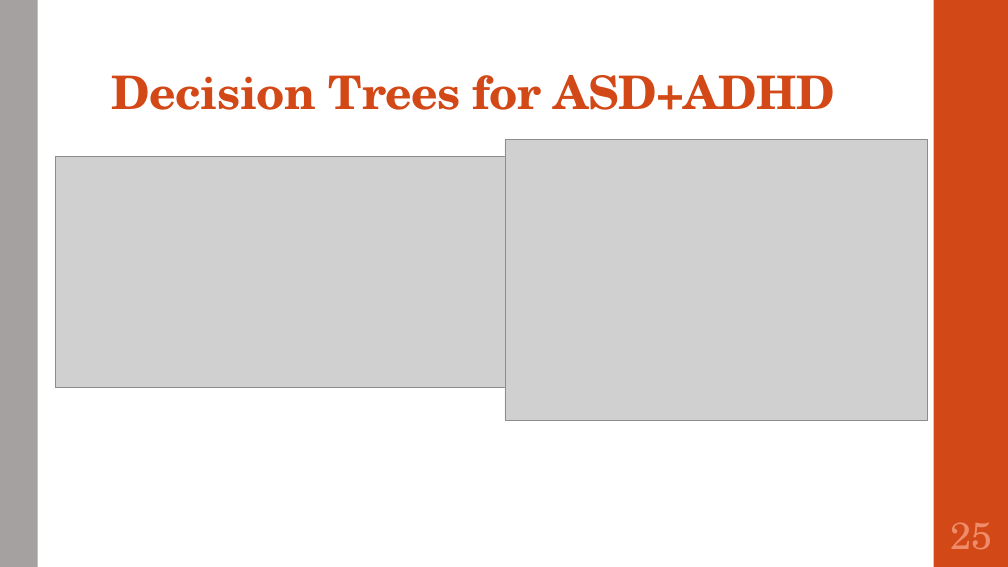
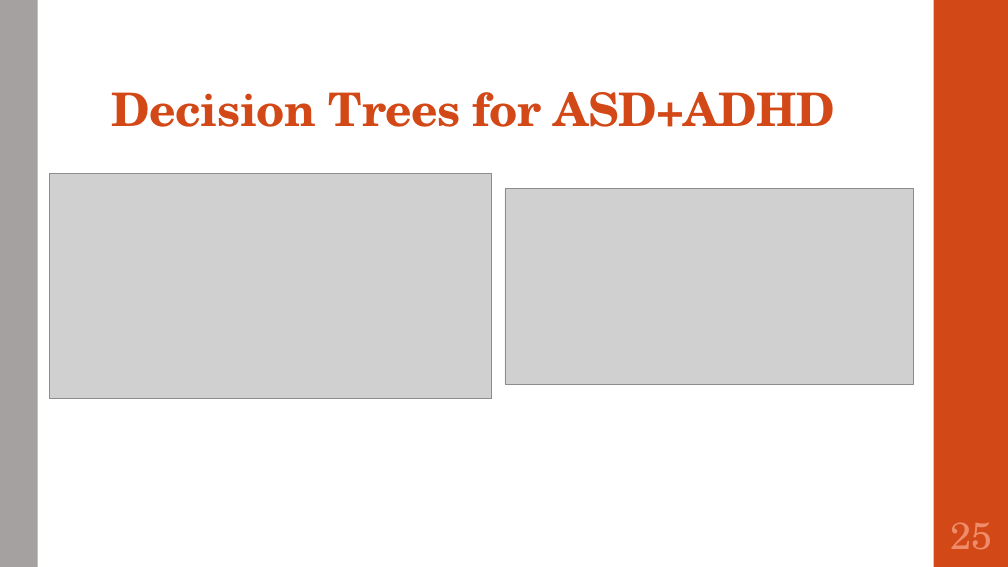
Before and after one commit to SirichandanaSambatur/CADDC, a slide deck: slide 25 of FinalReport.pptx. Drawn at 1008x567 pixels with LibreOffice and Linux fonts; fonts in the diff are those of the drawing; grey boxes stand for pictures. Boxes give left, top, right and bottom in pixels: in the first picture for what was removed or moved away, otherwise in the second. Text is boxed around its words. In the diff, an @@ line names an element or a change of style, - is before the commit and + after.

```diff
--- a/FinalReport.pptx
+++ b/FinalReport.pptx
@@ title "Decision Trees for ASD+ADHD": place and size @@
-title "Decision Trees for ASD+ADHD" at (112, 75, 835, 110)
+title "Decision Trees for ASD+ADHD" at (112, 92, 835, 127)
@@ picture: place and size @@
-picture at (56, 157, 505, 388)
+picture at (49, 174, 492, 399)
@@ picture: place and size @@
-picture at (505, 140, 927, 420)
+picture at (505, 188, 913, 384)
```
Also in this commit, not shown: 10 other slides changed, 1 other file.
